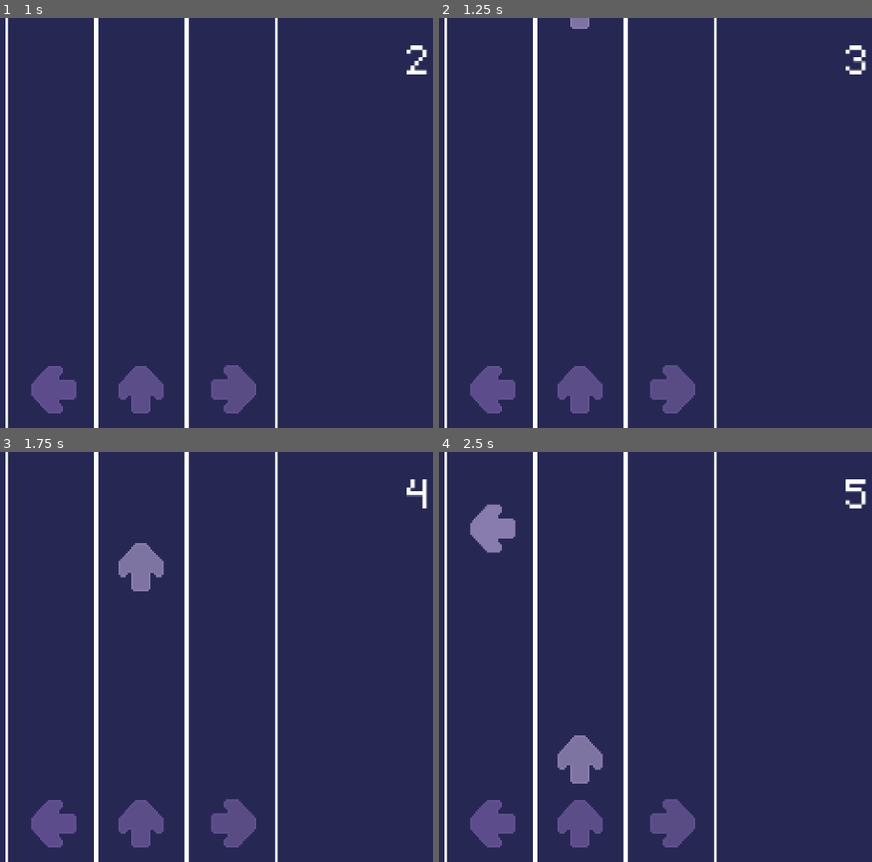
Above: before the commit, frames 1-4 (two rows, left to right).
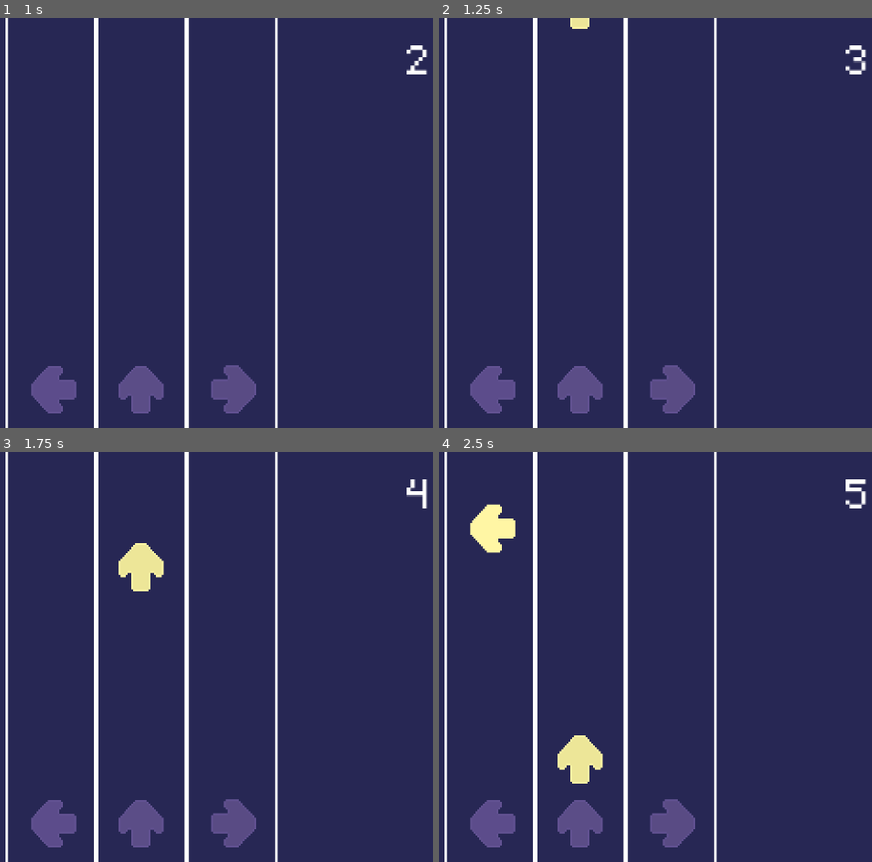
Above: after the commit, the same moments.

Repository: chengrace/rhythm-game
Game: Godot game, scene res://Scene/rhythm_game.tscn
Two runs of this game, one before a commit and one after it. Both use one fixed random seed, a clock stepped at 60 frames per second and the inputs below. This scene is started directly instead of the project's main scene. Sound files missing from this copy of the repository are replaced by a short silence.
Inputs:
- Up to frame 1 (1 s): tap Enter at 0.5 s
- Up to frame 2 (1.25 s): no input
- Up to frame 3 (1.75 s): no input
- Up to frame 4 (2.5 s): no input

Frame 1 is identical in both runs. In frame 2, 0.1% of the frame differs, in the area x 30-35%, y 0-3%; in frame 3, 0.8%; in frame 4, 1.6%, in the area x 7-38%, y 12-81%.

Commit message:
changed font colors

Diff:
--- a/Scene/level_one.tscn
+++ b/Scene/level_one.tscn
@@ -99,10 +99,6 @@
 position = Vector2(-219, -190)
 scale = Vector2(1.972, 2.101)
 script = ExtResource("1_h88a5")
-arrow_color = Color(0.180392, 0, 0.443137, 1)
-arrow_color_pressed = Color(1, 0.964706, 0.643137, 1)
-note_color = Color(1, 0.964706, 0.643137, 1)
-perfect_color = Color(0.807843, 0.67451, 1, 1)
 good_color = Color(0.694118, 0.490196, 1, 1)
 ok_color = Color(0.231373, 0, 0.576471, 1)
 miss_color = Color(0.180392, 0, 0.443137, 1)
--- a/Scene/level_two.tscn
+++ b/Scene/level_two.tscn
@@ -304,6 +304,9 @@
 arrow_color = Color(0.964706, 0, 0.545098, 1)
 arrow_color_pressed = Color(0.984314, 1, 0.952941, 1)
 note_color = Color(0.980392, 0.592157, 0.811765, 1)
+perfect_color = Color(0.92549, 1, 0.776471, 1)
+good_color = Color(0.92549, 1, 0.776471, 1)
+ok_color = Color(0.92549, 1, 0.776471, 1)
 
 [node name="ColorRect" type="ColorRect" parent="."]
 offset_left = 91.2779
--- a/Scene/rhythm_game.tscn
+++ b/Scene/rhythm_game.tscn
@@ -100,7 +100,6 @@
 scale = Vector2(1.97244, 2.10101)
 script = ExtResource("1_ql54a")
 bpm = 252
-perfect_color = Color(0.807843, 0.67451, 1, 1)
 good_color = Color(0.694118, 0.490196, 1, 1)
 ok_color = Color(0.231373, 0, 0.576471, 1)
 miss_color = Color(0.180392, 0, 0.443137, 1)
--- a/Script/conductor.gd
+++ b/Script/conductor.gd
@@ -23,10 +23,11 @@
 
 func _physics_process(_delta):
 	if playing:
-		song_position = get_playback_position() + AudioServer.get_time_since_last_mix()
-		song_position -= AudioServer.get_output_latency()
-		song_position_in_beats = int(floor(song_position / sec_per_beat)) + beats_before_start
-		_report_beat()
+		var time = get_playback_position() + AudioServer.get_time_since_last_mix() - AudioServer.get_output_latency()
+		if time > song_position:
+			song_position = time
+			song_position_in_beats = int(floor(song_position / sec_per_beat)) + beats_before_start
+			_report_beat()
 
 func _report_beat():
 	# bc we call report beat every frame so we might be on the same beat
--- a/Script/level_one.gd
+++ b/Script/level_one.gd
@@ -7,13 +7,13 @@
 var current_seed
 
 @export var bpm = 125
-@export var arrow_color: Color = "13073b"
-@export var arrow_color_pressed: Color = "fff1aa"
-@export var note_color: Color = "887CAF"
-@export var perfect_color: Color = "13073b"
-@export var good_color: Color = "fff1aa"
-@export var ok_color: Color = "887CAF"
-@export var miss_color: Color = "887CAF"
+@export var arrow_color: Color = "2e0071"
+@export var arrow_color_pressed: Color = "fff6a4"
+@export var note_color: Color = "fff6a4"
+@export var perfect_color: Color = "ceacff"
+@export var good_color: Color = "ceacff"
+@export var ok_color: Color = "ceacff"
+@export var miss_color: Color = "ceacff"
 
 var score = 0
 var combo = 0
@@ -43,7 +43,7 @@
 func _ready():
 	#randomize()
 	custom_randomize()
-	#print(current_seed)
+	print(current_seed)
 	$Success.visible = false
 	$Conductor.play_with_beat_offset(7)
 	#$Conductor.play_from_beat(228*2,7)
@@ -63,7 +63,8 @@
 func custom_randomize():
 	current_seed = int(Time.get_ticks_msec() % int(1e9))
 	rng.seed = current_seed
-	#446,458, 465
+	#446,458, 465, 506
+	#522!
 
 func _input(event):
 	if event.is_action("escape"):
@@ -103,22 +104,23 @@
 		spawn_3_beat = 1
 		spawn_4_beat = 0
 	if song_position_in_beats > 112*2:
+		$AnimationPlayer.play("color_show")
 		spawn_1_beat = 3
 		spawn_2_beat = 2
 		spawn_3_beat = 1
 		spawn_4_beat = 1
-	if song_position_in_beats > 128*2:
-		spawn_1_beat = 1
-		spawn_2_beat = 1
-		spawn_3_beat = 1
-		spawn_4_beat = 1
-	if song_position_in_beats > 140*2:
+	if song_position_in_beats > 130*2:
+		spawn_1_beat = 1
+		spawn_2_beat = 1
+		spawn_3_beat = 1
+		spawn_4_beat = 1
+	if song_position_in_beats > 145*2:
+		$AnimationPlayer.play("color_show")
 		spawn_1_beat = 3
 		spawn_2_beat = 1
 		spawn_3_beat = 1
 		spawn_4_beat = 2
 	if song_position_in_beats > 160*2:
-		$AnimationPlayer.play("color_show")
 		spawn_1_beat = 2
 		spawn_2_beat = 1
 		spawn_3_beat = 1
--- a/Script/level_two.gd
+++ b/Script/level_two.gd
@@ -9,9 +9,9 @@
 @export var arrow_color_pressed: Color = "e5f5c4"
 @export var note_color: Color = "c985ab"
 @export var perfect_color: Color = "13073b"
-@export var good_color: Color = "fff1aa"
-@export var ok_color: Color = "887CAF"
-@export var miss_color: Color = "887CAF"
+@export var good_color: Color = "13073b"
+@export var ok_color: Color = "13073b"
+@export var miss_color: Color = "13073b"
 
 var score = 0
 var combo = 0
@@ -130,17 +130,17 @@
 		spawn_1_beat = 1
 		spawn_2_beat = 0
 		spawn_3_beat = 2
-		spawn_4_beat = 1
+		spawn_4_beat = 0
 	elif song_position_in_beats < 252*2:
 		spawn_1_beat = 1
 		spawn_2_beat = 0
 		spawn_3_beat = 1
-		spawn_4_beat = 2
+		spawn_4_beat = 0
 	elif song_position_in_beats < 270*2:
-		spawn_1_beat = 3
-		spawn_2_beat = 2
-		spawn_3_beat = 3
-		spawn_4_beat = 2
+		spawn_1_beat = 1
+		spawn_2_beat = 0
+		spawn_3_beat = 0
+		spawn_4_beat = 0
 	elif song_position_in_beats < 300*2:
 		spawn_1_beat = 1
 		spawn_2_beat = 1
@@ -152,7 +152,7 @@
 		spawn_3_beat = 2
 		spawn_4_beat = 3
 	elif song_position_in_beats < 396*2:
-		$animationPlayer.play("group_circle")
+		$AnimationPlayer.play("group_circle")
 		spawn_1_beat = 1
 		spawn_2_beat = 0
 		spawn_3_beat = 1
